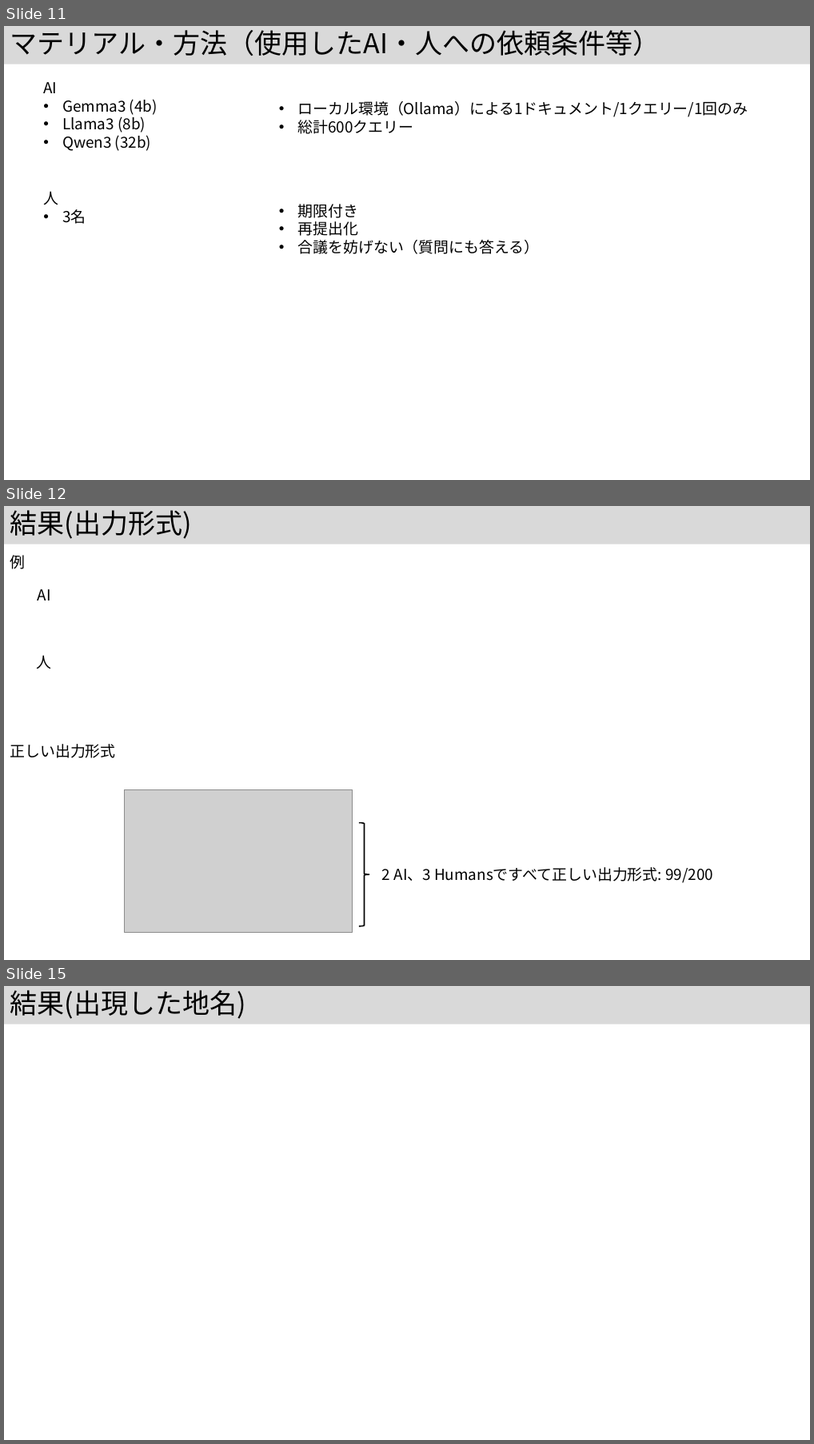
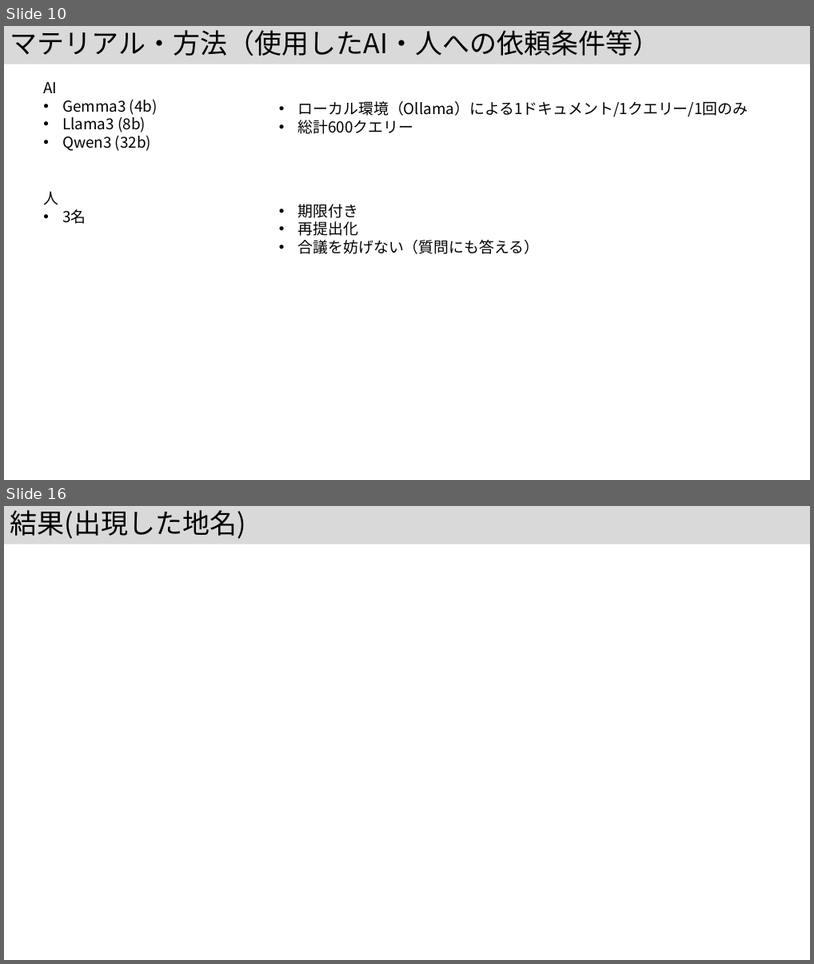
Before and after one commit to kouamano/nihongo-region-name-extract, a slide deck: jsik2026taikai.pptx. Shown one above the other, each under a label of ours: slides 11, 12 and 15 before the commit, slides 10 and 16 after it; the slides between them are not shown. The pictures are 814x1444 and 814x964 pixels, drawn with LibreOffice and Linux fonts; fonts in the diff are those of the drawing; grey boxes stand for pictures. Boxes give left, top, right and bottom in pixels: in the first picture for what was removed or moved away, otherwise in the second. Text is boxed around its words. In the diff, an @@ line names an element or a change of style, - is before the commit and + after.

```diff
--- a/jsik2026taikai.pptx
+++ b/jsik2026taikai.pptx
@@ slide 12 removed at (4,506,810,960), background #FFFFFF @@
@@ title removed at (4,506,810,544) @@
-結果(出力形式)
@@ text removed at (10,555,25,569) @@
-例
@@ text removed at (38,589,51,600) @@
-AI
@@ text removed at (37,655,52,668) @@
-人
@@ text removed at (10,744,115,758) @@
-正しい出力形式
@@ picture removed at (124,790,353,932) @@
@@ right brace removed at (359,822,370,926) @@
@@ text removed at (382,867,714,883) @@
-2 AI、3 Humansですべて正しい出力形式: 99/200
@@ what was slide 11 is now slide 10 @@
@@ what was slide 15 is now slide 16 @@
```
Also in this commit, not shown: 8 slides changed, 2 slides added.
